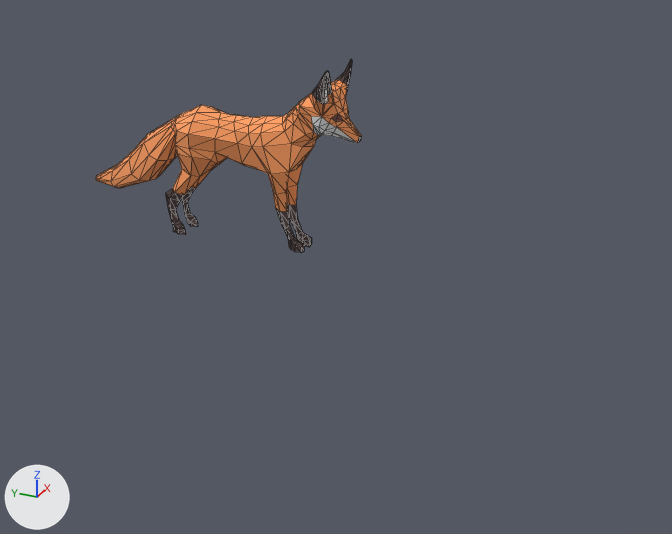
A saved change to the glTF model Models/fox.glb.
Rendered twice from a 50 mm camera at (-17.51, -10.66, 8.45) aimed at (1.08, -2.3, -0.84). Every picture has the same lights, and +X, +Y and +Z are marked at lower left. The older version comes first. Mesh edges are drawn as thin lines. Where no turn or scale is listed for an object, it has been applied to the vertices. Vertices at exactly the same position are counted once.
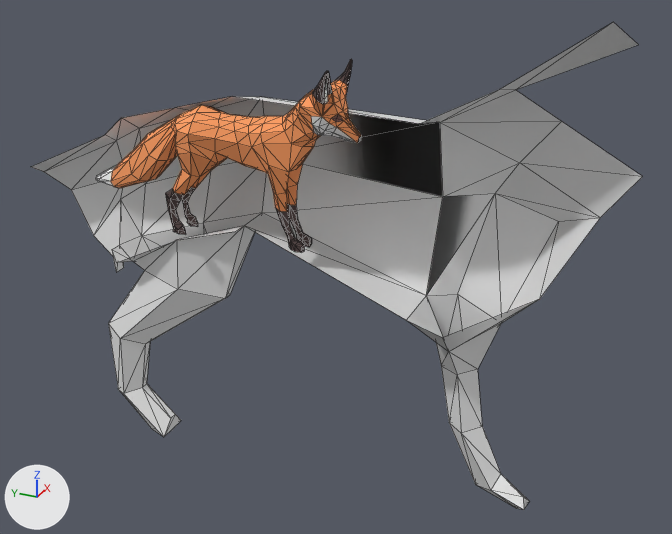
The newer file is also rescaled (x0.3) as a whole; pictures and numbers use the older file's frame.

What differs and where, as boxes (x1, y1, x2, y2) in the pictures (672 x 534 px; the box of a moved part takes in the faces that stretch with it):
'Cube', added
    after: (31, 22, 643, 510)
part 1 of me_cube_004, moved or reshaped
    both: (252, 131, 291, 195)
part 2 of me_cube_004, moved or reshaped
    both: (175, 134, 215, 177)
part 3 of me_cube_004, recoloured (orange to white)
    both: (96, 165, 117, 187)

Diff of the bpy script that builds the scene:
```diff
--- a/Models/fox.glb.py
+++ b/Models/fox.glb.py
@@ me_cube_004 @@
 me_cube_004.from_pydata(...)  # 430 vertices, 855 faces; spans x -0.72..0.72, y -3.34..3.7, z -0.05..4.28
 # used by ob_cube_002; location = (0.0, 0.0, 0.0)
-me_cube_004.vertices[88].co = (0.56, -1.31, 2.49)
-me_cube_004.vertices[96].co = (0.59, -1.5, 1.9)
-me_cube_004.vertices[230].co = (-0.56, -1.31, 2.49)  # pixel (262, 146)
-me_cube_004.vertices[237].co = (-0.59, -1.5, 1.9)  # pixel (270, 174)
-me_cube_004.vertices[259].co = (-0.62, 0.53, 2.23)  # pixel (188, 148)
-me_cube_004.vertices[260].co = (-0.62, 0.47, 2.03)  # pixel (191, 157)
+# me_cube_004 part 1
+me_cube_004.vertices[88].co = (0.55, -1.3, 2.56)
+me_cube_004.vertices[96].co = (0.55, -1.42, 2.08)
+me_cube_004.vertices[230].co = (-0.55, -1.3, 2.56)  # pixel (262, 143)
+me_cube_004.vertices[237].co = (-0.55, -1.42, 2.08)  # pixel (268, 165)
+# me_cube_004 part 2
+me_cube_004.vertices[259].co = (-0.64, 0.52, 2.38)  # pixel (188, 142)
+me_cube_004.vertices[260].co = (-0.63, 0.49, 2.16)  # pixel (190, 152)
+# me_cube_004 part 3: 53 faces spanning x -0.3..0.3, y 2.89..3.7, z 0.78..1.37 switch from mat_orange (orange #ffa063) to mat_white (white #ffffff)
 me_cube_004.materials.append(mat_material_001)
@@ me_cube_001 @@
+me_cube_001.from_pydata(...)  # 90 vertices, 152 faces; spans x 0.0..2.4, y -7.1..8.1, z -8.4..3.7
@@ ob_cube @@
+ob_cube = bpy.data.objects.new('Cube', me_cube_001)
+ob_cube.location = (0.0, -1.92, 1.83)
```
